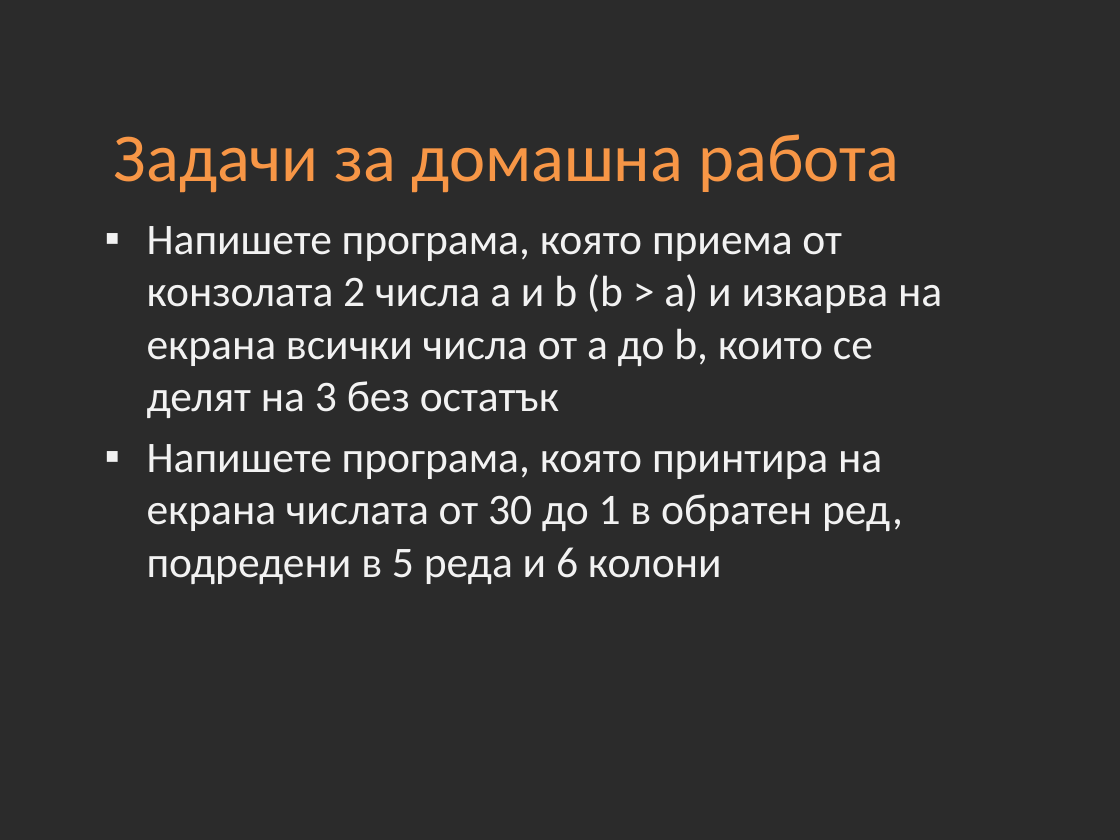
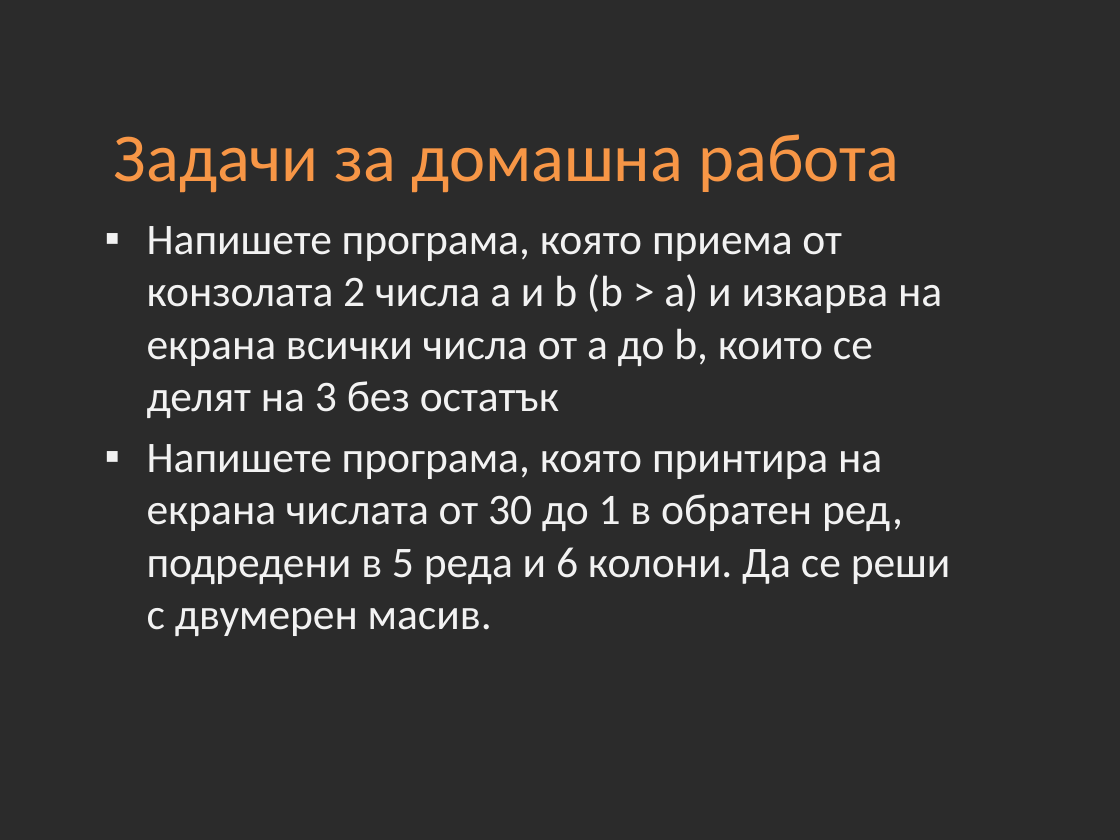
Before and after one commit to Academy-Soft-Intellect/Programming-Introduction-CSharp-Course, a slide deck: slide 15 of 06-Arrays.pptx. Drawn at 1120x840 pixels with LibreOffice and Linux fonts; fonts in the diff are those of the drawing; background and template pictures are left out; a plain dark background stands for a picture behind light text. Boxes give left, top, right and bottom in pixels: in the first picture for what was removed or moved away, otherwise in the second. Text is boxed around its words. In the diff, an @@ line names an element or a change of style, - is before the commit and + after.

Commit message:
Modified task

```diff
--- a/06-Arrays.pptx
+++ b/06-Arrays.pptx
@@ text at <box>147,444,951,636</box>: text changed @@
-▪ Напишете програма, която принтира на екрана числата от 30 до 1 в обратен ред, подредени в 5 реда и 6 колони
+▪ Напишете програма, която принтира на екрана числата от 30 до 1 в обратен ред, подредени в 5 реда и 6 колони. Да се реши с двумерен масив.
```
